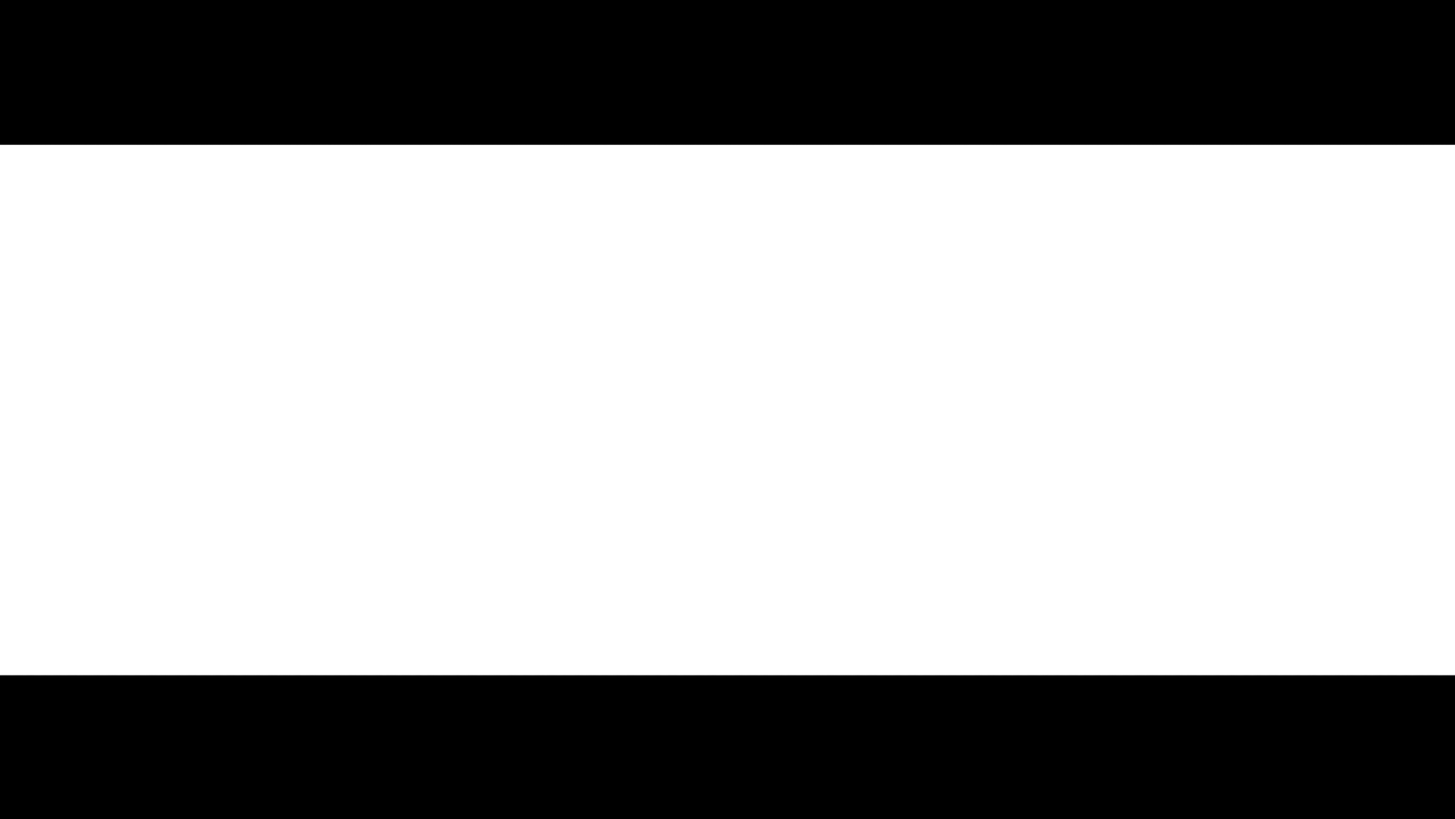
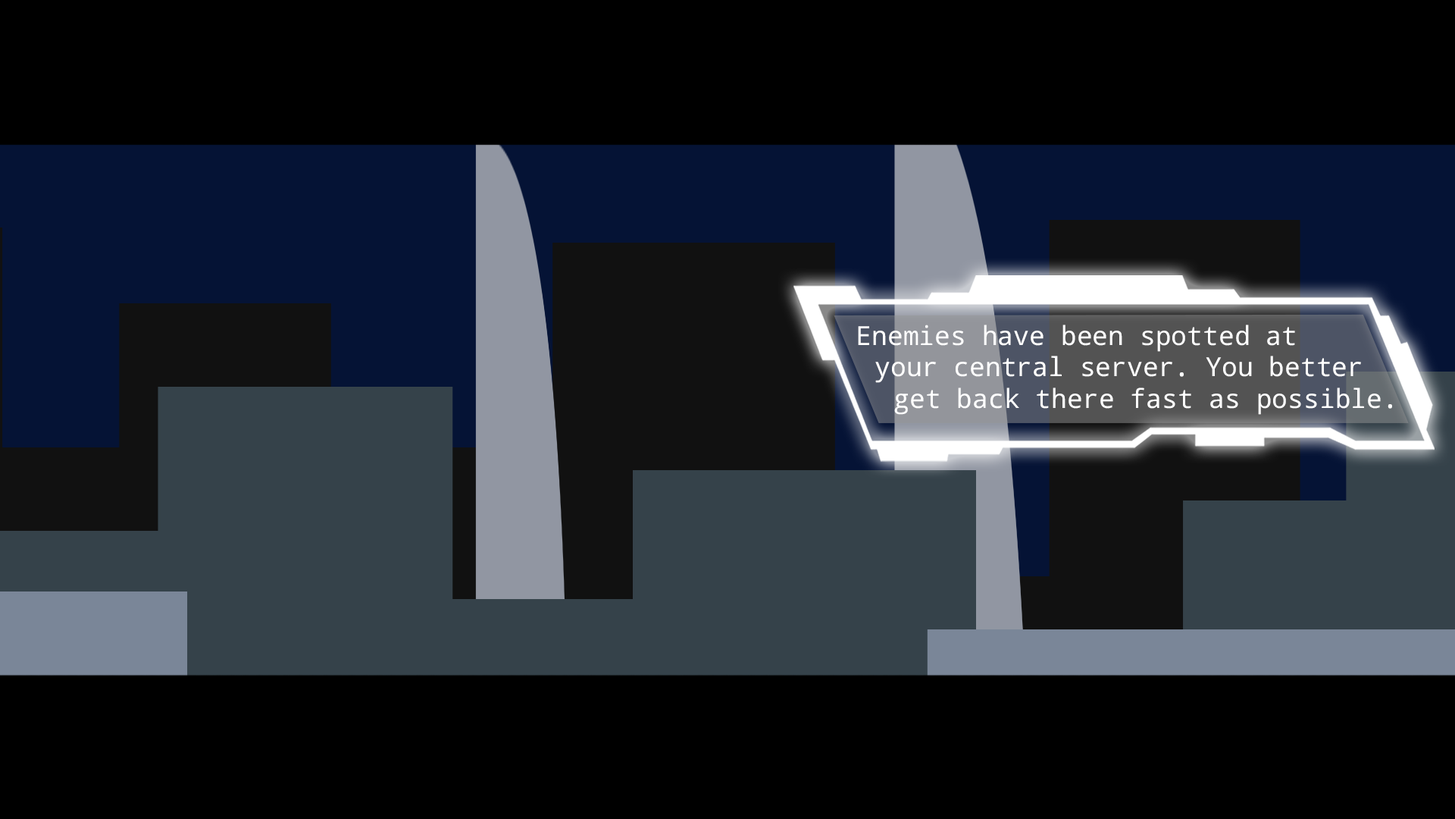
Before/after of a 1455 x 819 layered artwork. What changed in the layer stack:
showed group "texte" (4 layers), moved it above "Calque 10" over [541, 144, 1455, 677]
added layer "Calque 11" in group "cinématique" over [0, 144, 1455, 677]
